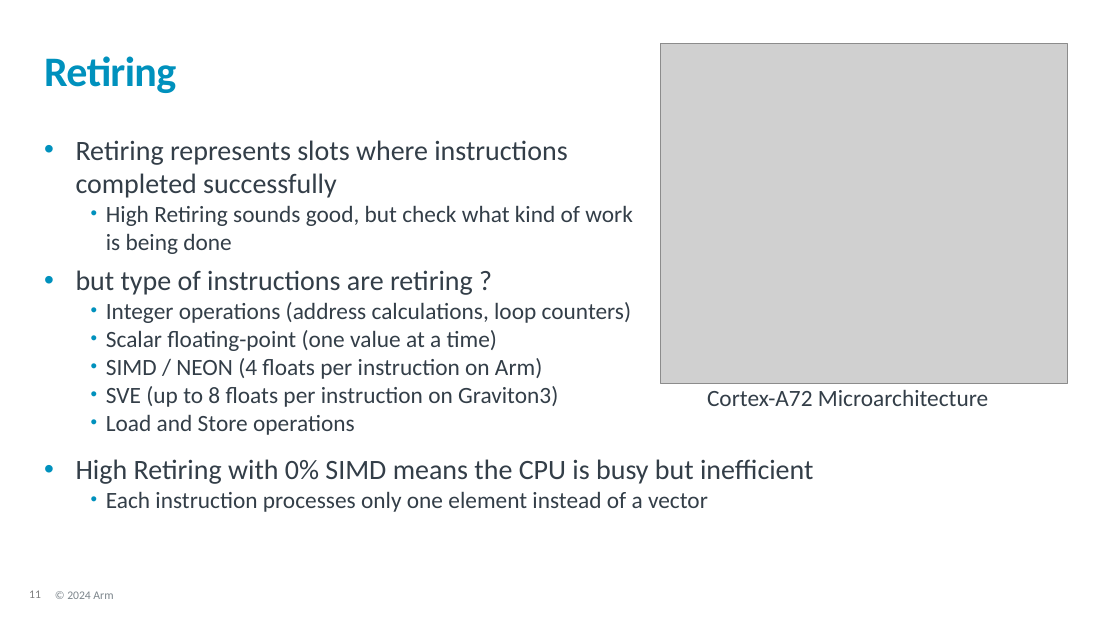
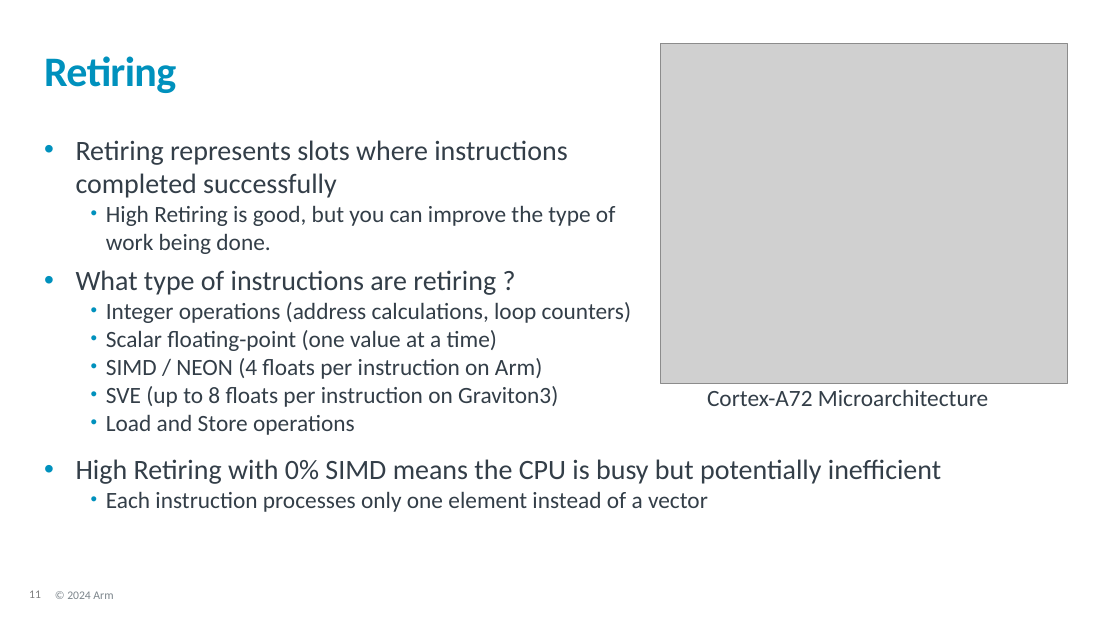
Before and after one commit to OliverGrainge/Arm-Total-Performance, a slide deck: slide 11 of slides.pptx. Drawn at 1120x630 pixels with LibreOffice and Linux fonts; fonts in the diff are those of the drawing; grey boxes stand for pictures; background and template pictures are left out. Boxes give left, top, right and bottom in pixels: in the first picture for what was removed or moved away, otherwise in the second. Text is boxed around its words. In the diff, an @@ line names an element or a change of style, - is before the commit and + after.

```diff
--- a/slides.pptx
+++ b/slides.pptx
@@ text at (76,205,615,295): text changed @@
-  • High Retiring sounds good, but check what kind of work is being done
-• but type of instructions are retiring ?
+  • High Retiring is good, but you can improve the type of work being done.
+• What type of instructions are retiring ?
@@ text at (76,459,941,484): text changed @@
-• High Retiring with 0% SIMD means the CPU is busy but inefficient
+• High Retiring with 0% SIMD means the CPU is busy but potentially inefficient
```
Also in this commit, not shown: 12 other slides changed.
